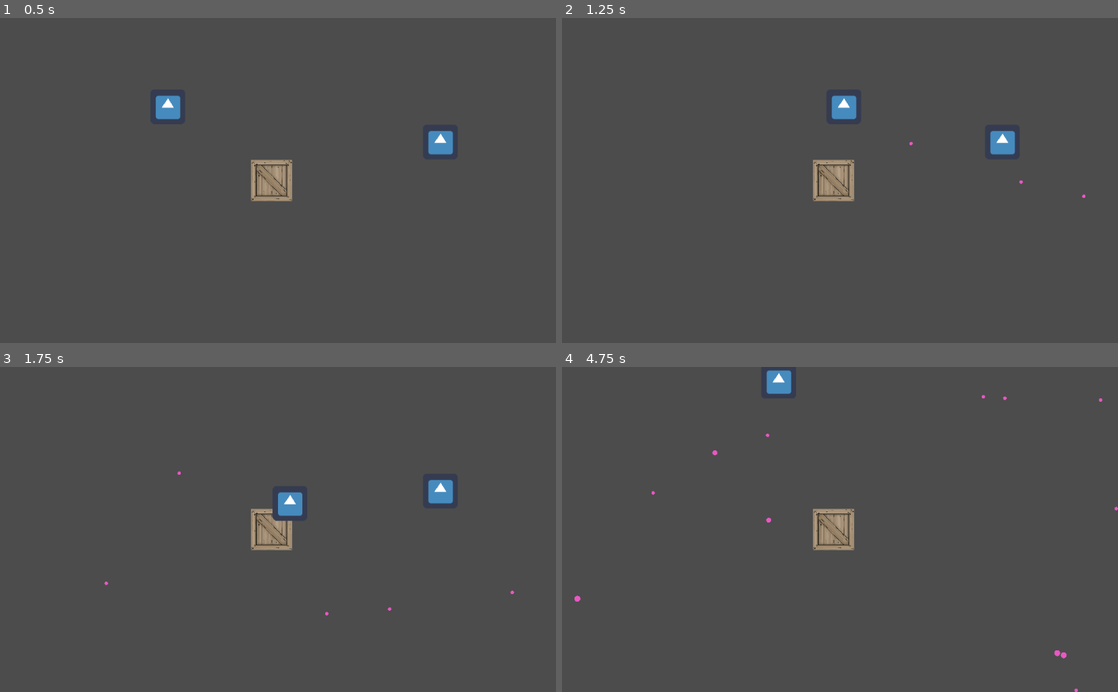
Above: before the commit, frames 1-4 (two rows, left to right).
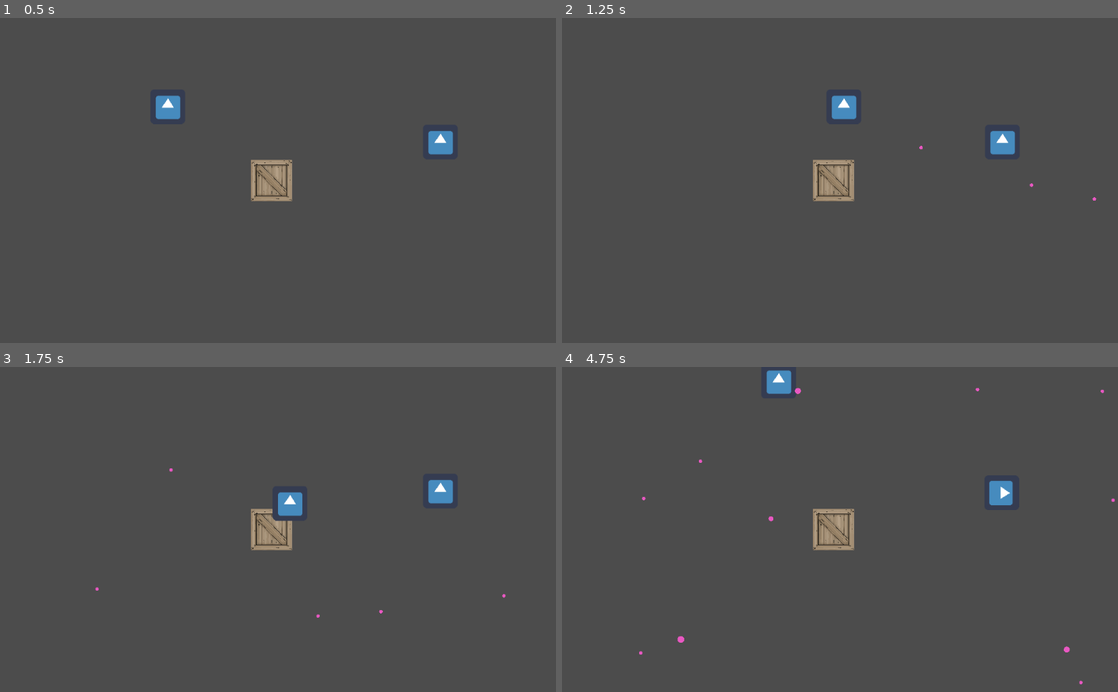
Above: after the commit, the same moments.

Repository: victorhwmn/gmtk_2018
Game: Godot game, scene res://Scene.tscn
The game is run twice, just before and just after one commit, with the same random seed, the same clock (stepped at 60 frames per second) and the same inputs. The engine's default icon, where the game draws it, is replaced by a stand-in: a white triangle on a blue panel in a dark square.
Inputs (mouse positions are in pixels of both pictures, inside the frame that each line leads up to):
- Up to frame 1 (0.5 s): no input
- Up to frame 2 (1.25 s): tap Enter at 0.5 s; move the mouse to (962, 164) at 0.52 s; hold D (strafe_right) from 0.53 s (still down); tap Space (ui_select) at 0.6, 0.77, 1.07 s
- Up to frame 3 (1.75 s): move the mouse to (166, 545) at 1.27 s; release D (strafe_right) at 1.28 s; hold S (strafe_down) from 1.28 s (still down); tap Space (ui_select) at 1.35, 1.52 s
- Up to frame 4 (4.75 s): tap Space (ui_select) at 1.82, 2.1, 2.85, 3.02, 3.32, 3.6, 3.77, 4.07, 4.35, 4.52 s; move the mouse to (895, 458) at 2.02 s; release S (strafe_down) at 2.03 s; hold D (strafe_right) 2.03-2.78 s; move the mouse to (812, 594) at 2.77 s; hold W (strafe_up) 2.78-3.53 s; move the mouse to (1006, 578) at 3.52 s; hold A (strafe_left) from 3.53 s (still down); move the mouse to (673, 480) at 4.27 s

Frame 1 is identical in both runs. In frame 2, less than 0.1% of the frame differs, in the area x 62-97%, y 38-57%; in frame 3, less than 0.1%; in frame 4, 0.6%, in the area x 2-100%, y 6-100%.

Commit message:
Added BulletPreview to enemies

Diff:
--- a/Bullet.gd
+++ b/Bullet.gd
@@ -3,14 +3,22 @@
 var direction
 var speed
 var size
+var damage
 
 func _ready():
 	pass
 
-func init(direction, speed = 1000, size = 0.1):
+func init(direction, speed, size = 0.1, damage = 1):
+	if speed == null:
+		speed = 1000
+	if size == null:
+		size = 0.1
+	if damage == null:
+		damage = 1
 	self.direction = direction * speed
 	self.speed = speed
 	self.size = size
+	self.damage = damage
 	scale = Vector2(sqrt(size), sqrt(size))
 	pass
 
@@ -19,20 +27,21 @@
 	var collision = move_and_collide(direction*delta)
 
 	if collision:
+		handle_collision(collision)
+	pass
 
-		var collider = collision.collider
-
-		if collider.is_in_group("bullet"):
-			if(size < collider.size):
-				queue_free()
-			else:
-				var total_size = size + collider.size
-				direction = (collision.normal*size + collider.direction * collider.size) / total_size * 2
-				size = total_size
-				scale = Vector2(sqrt(size), sqrt(size))
+func handle_collision(collision):
+	if collision.collider.is_in_group("damageable"):
+		collision.collider.hit(damage*size)
+		queue_free()
+	elif collision.collider.is_in_group("bullet"):
+		if(size < collision.collider.size):
+			queue_free()
 		else:
-			direction = direction.bounce(collision.normal)
-			if collider.has_method("hit"):
-				collider.hit()
-
+			var total_size = size + collision.collider.size
+			direction = (collision.normal*size + collision.collider.direction * collision.collider.size) / total_size * 2
+			size = total_size
+			scale = Vector2(sqrt(size), sqrt(size))
+	else:
+		direction = direction.bounce(collision.normal)
 	pass
--- a/Bullet.tscn
+++ b/Bullet.tscn
@@ -17,7 +17,7 @@
 collision_mask = 1
 collision/safe_margin = 0.08
 script = ExtResource( 1 )
-_sections_unfolded = [ "Transform" ]
+_sections_unfolded = [ "Collision", "Transform" ]
 
 [node name="Sprite" type="Sprite" parent="." index="0"]
 
--- /dev/null
+++ b/BulletPreview.gd
@@ -0,0 +1,27 @@
+extends "Bullet.gd"
+
+var shooter
+var bounce = 2
+
+func init(direction, speed = 10000, size = 1, damage = 0):
+	if speed == null:
+		speed = 10000
+	if size == null:
+		size = 1
+	if damage == null:
+		damage = 0
+	.init(direction, speed, size, 0)
+	pass
+
+func handle_collision(collision):
+	if bounce > 0:
+		bounce = bounce - 1
+	else:
+		queue_free()
+		return
+	if collision.collider.is_in_group("players"):
+		shooter.playerHit()
+		queue_free()
+	else:
+		.handle_collision(collision)
+	pass
--- /dev/null
+++ b/BulletPreview.tscn
@@ -0,0 +1,23 @@
+[gd_scene load_steps=3 format=2]
+
+[ext_resource path="res://BulletPreview.gd" type="Script" id=1]
+
+[sub_resource type="CircleShape2D" id=1]
+
+custom_solver_bias = 0.0
+radius = 10.0
+
+[node name="Bullet" type="KinematicBody2D" index="0" groups=[
+"bullet_preview",
+]]
+
+input_pickable = false
+collision_layer = 2
+collision_mask = 1
+collision/safe_margin = 0.08
+script = ExtResource( 1 )
+_sections_unfolded = [ "Collision", "Transform" ]
+
+[node name="CollisionShape2D" type="CollisionShape2D" parent="." index="0"]
+
+shape = SubResource( 1 )
--- a/Enemy.gd
+++ b/Enemy.gd
@@ -1,56 +1,62 @@
-extends KinematicBody2D
+extends "Shooter.gd"
 
-#Recebe Node do Player para pegar a posição dele
-#var player = get_node("/root/MainGame/Player");
-var shot_timer = 3;
-var timer = null;
-var can_shot = false;
+var turn_delay = 2
+var shot_delay = 2
+var turn_timer = null
+var shot_timer = null
 var Bullet = preload("res://Bullet.tscn")
-onready var acha_player = get_node("Detectar_jogador");
-onready var player = get_node("../Player")
+var BulletPreview = preload("res://BulletPreview.tscn")
+var last_preview = null
+var player_in_range = false
 
+onready var detector = get_node("PlayerDetector");
+onready var players = get_tree().get_nodes_in_group("players")
 
 func _ready():
-	# Called every time the node is added to the scene.
-	# Initialization here
-	timer = Timer.new()
-	timer.set_wait_time(shot_timer);
-	timer.connect("timeout",self,"_can_shot")
-	timer.set_one_shot(true);
-	add_child(timer);
-	timer.start()
-
+	turn_timer = Timer.new()
+	turn_timer.set_wait_time(turn_delay);
+	turn_timer.connect("timeout", self, "turn")
+	add_child(turn_timer);
+	turn_timer.start()
+	var shot_lag = Timer.new()
+	shot_lag.set_wait_time(1);
+	shot_lag.set_one_shot(true)
+	shot_lag.connect("timeout", self, "set_shot_timer")
+	add_child(shot_lag);
+	shot_lag.start()
 	pass
 
-func _process(delta):
+func _physics_process(delta):
+	player_in_range = false
+	for player in players:
+		if(detector.overlaps_body(player)):
+			player_in_range = true
+	pass
 
+func turn():
+	if last_preview and last_preview.get_ref():
+		last_preview.get_ref().queue_free()
+	rotate(PI/4)
+	pass
 
-	if acha_player.overlaps_body(player) :
-		#print(can_shot);
-		var direcao = player.position
-		if can_shot == true :
-			can_shot = false;
-			_shot(direcao)
-			timer.start();
-			print(direcao);
-			#Cria uma bala na direção do Player
+func set_shot_timer():
+	shot_timer = Timer.new()
+	shot_timer.set_wait_time(shot_delay);
+	shot_timer.connect("timeout", self, "shot_preview")
+	add_child(shot_timer);
+	shot_timer.start()
+	pass
 
-#	# Called every frame. Delta is time since last frame.
-#	# Update game logic here.
+func shot_preview():
+	if player_in_range:
+		var bullet_preview = .shoot(BulletPreview, Vector2(0, 1).rotated(get_global_transform().get_rotation()))
+		bullet_preview.shooter = self
+		last_preview = weakref(bullet_preview)
+	pass
 
+func playerHit():
+	.shoot(Bullet, Vector2(0, 1).rotated(get_global_transform().get_rotation()))
 	pass
-func _shot(direcao) :
-	var shoot_dir = -(position - direcao).normalized()
 
-	var bullet = Bullet.instance()
-	bullet.position = position + get_node("Sprite").texture.get_size()/2 * shoot_dir
-	bullet.init(shoot_dir)
-	get_parent().add_child(bullet)
-
-
-
-func _can_shot():
-	can_shot = true;
-
-func hit():
-	queue_free()
+func hit(damage):
+	print(name, " took ", damage, " damage!")
--- a/Enemy.tscn
+++ b/Enemy.tscn
@@ -14,26 +14,28 @@
 custom_solver_bias = 0.0
 radius = 23.0631
 
-[node name="Enemy" type="KinematicBody2D" index="0"]
+[node name="Enemy" type="KinematicBody2D" index="0" groups=[
+"damageable",
+]]
 
 position = Vector2( -1.10803, 1.10803 )
 input_pickable = false
 collision_layer = 1
-collision_mask = 1
+collision_mask = 3
 collision/safe_margin = 0.08
 script = ExtResource( 1 )
 _sections_unfolded = [ "Collision", "Material", "Visibility", "collision" ]
 
-[node name="Colision_box" type="CollisionShape2D" parent="." index="0"]
+[node name="CollisionShape2D" type="CollisionShape2D" parent="." index="0"]
 
 position = Vector2( 1.20738, -4.32284 )
 scale = Vector2( 1.2785, 0.893548 )
 shape = SubResource( 1 )
 
-[node name="Detectar_jogador" type="Area2D" parent="." index="1"]
+[node name="PlayerDetector" type="Area2D" parent="." index="1"]
 
 rotation = -3.14159
-scale = Vector2( 16.6823, -24.1403 )
+scale = Vector2( 16, 16 )
 input_pickable = true
 gravity_vec = Vector2( 0, 1 )
 gravity = 98.0
@@ -43,9 +45,8 @@
 audio_bus_name = "Master"
 _sections_unfolded = [ "Audio Bus", "Collision", "Transform" ]
 
-[node name="CollisionShape2D" type="CollisionShape2D" parent="Detectar_jogador" index="0"]
+[node name="CollisionShape2D" type="CollisionShape2D" parent="PlayerDetector" index="0"]
 
-scale = Vector2( 0.5, 0.5 )
 shape = SubResource( 2 )
 _sections_unfolded = [ "Transform" ]
 
--- a/Player.gd
+++ b/Player.gd
@@ -1,4 +1,4 @@
-extends KinematicBody2D
+extends "Shooter.gd"
 
 var Bullet = preload("res://Bullet.tscn")
 
@@ -34,14 +34,14 @@
 
 	# Shoot
 	if(Input.is_action_just_pressed("ui_select")):
-		var shoot_dir = -(position - get_global_mouse_position()).normalized()
-
-		var bullet = Bullet.instance()
-		bullet.position = position + get_node("Sprite").texture.get_size()/2 * shoot_dir
-		bullet.init(shoot_dir)
-		get_parent().add_child(bullet)
+		var direction = -(position - get_global_mouse_position()).normalized()
+		.shoot(Bullet, direction)
 
 	pass
 
 func _process(delta):
 	pass
+
+func hit(damage):
+	print(self.name, " took ", damage, " damage")
+	pass
--- a/Player.tscn
+++ b/Player.tscn
@@ -8,13 +8,17 @@
 custom_solver_bias = 0.0
 radius = 10.0
 
-[node name="Player" type="KinematicBody2D" index="0"]
+[node name="Player" type="KinematicBody2D" groups=[
+"damageable",
+"players",
+]]
 
 input_pickable = false
 collision_layer = 1
-collision_mask = 1
+collision_mask = 3
 collision/safe_margin = 0.08
 script = ExtResource( 1 )
+_sections_unfolded = [ "Collision" ]
 SPEED = 300
 
 [node name="Sprite" type="Sprite" parent="." index="0"]
--- a/Scene.tscn
+++ b/Scene.tscn
@@ -32,7 +32,7 @@
 
 [node name="CollisionShape2D" type="CollisionShape2D" parent="Box" index="0"]
 
-position = Vector2( 2.86102e-06, 1.07288e-06 )
+position = Vector2( 2.86102e-006, 1.07288e-006 )
 scale = Vector2( 3.84615, 3.84615 )
 shape = SubResource( 1 )
 
--- /dev/null
+++ b/Shooter.gd
@@ -0,0 +1,9 @@
+extends KinematicBody2D
+
+func shoot(Bullet, direction, speed = null, size = null, damage = null):
+	var bullet = Bullet.instance()
+	bullet.position = position + (get_node("Sprite").texture.get_size()/2 + Vector2(bullet.get_node("CollisionShape2D").get_shape().radius, bullet.get_node("CollisionShape2D").get_shape().radius)*2) * direction
+	bullet.init(direction, speed, size, damage)
+	get_tree().get_root().add_child(bullet)
+	return bullet
+	pass
